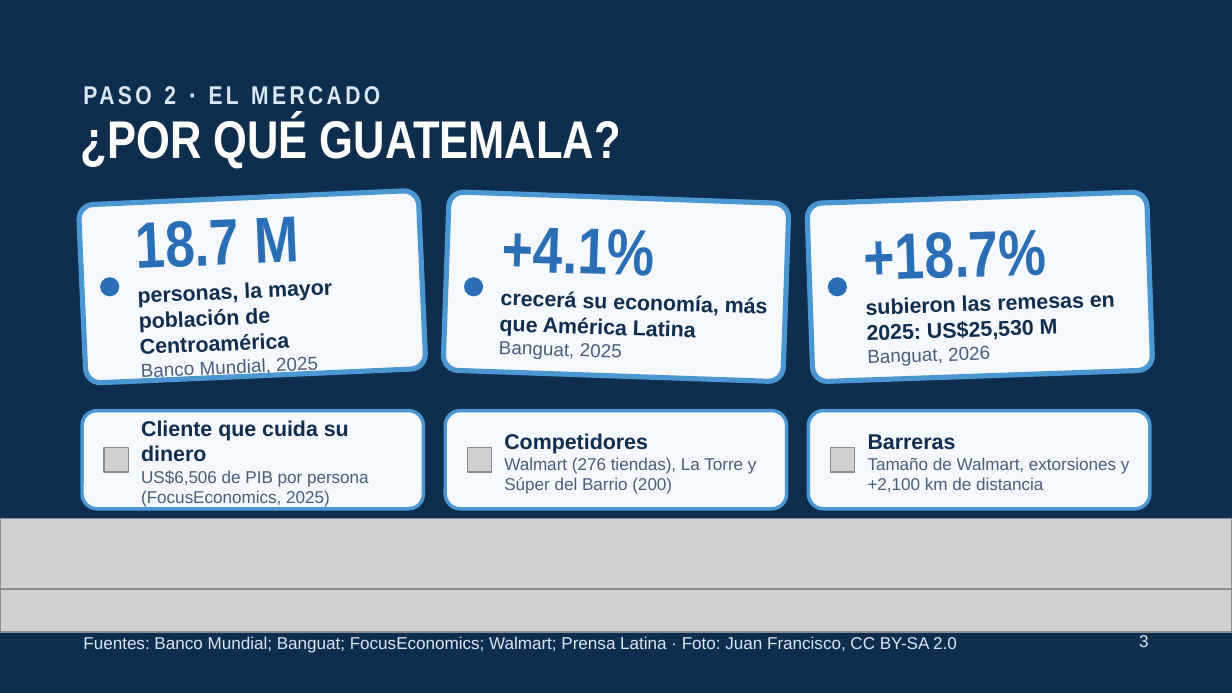
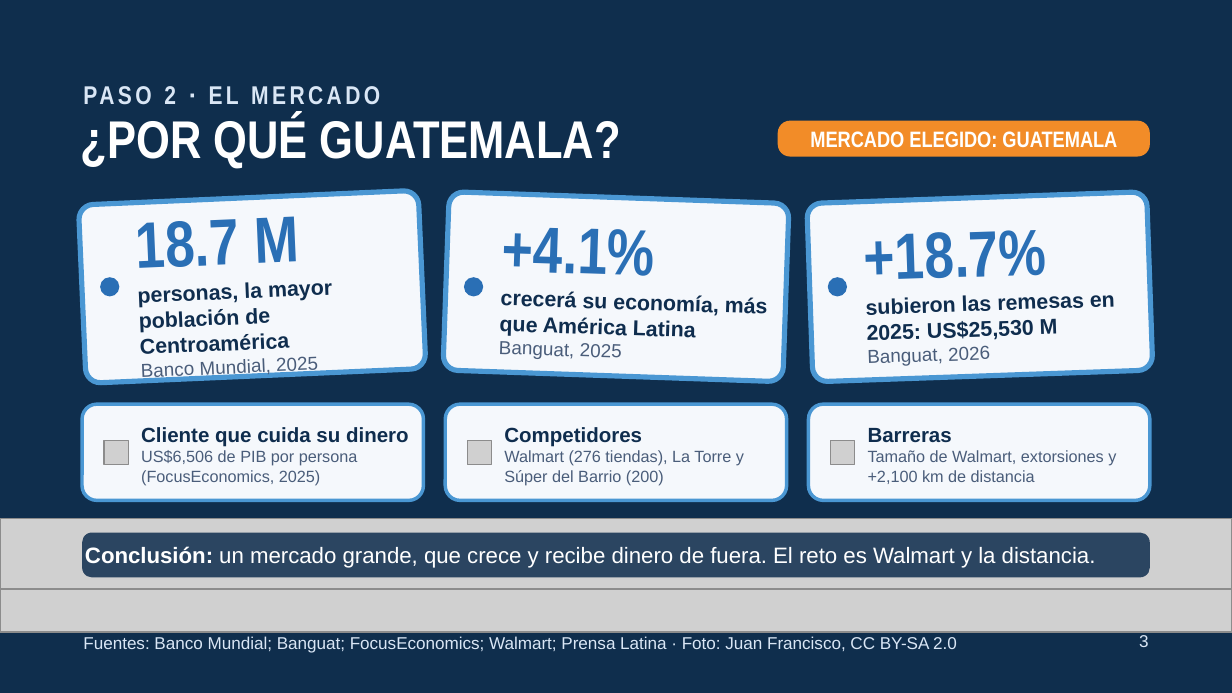
Before and after one commit to samueldejuan/samuel, a slide deck: slide 3 of presentacion/Pitch_Merco_Guatemala.pptx. Drawn at 1232x693 pixels with LibreOffice and Linux fonts; fonts in the diff are those of the drawing; grey boxes stand for pictures. Boxes give left, top, right and bottom in pixels: in the first picture for what was removed or moved away, otherwise in the second. Text is boxed around its words. In the diff, an @@ line names an element or a change of style, - is before the commit and + after.

```diff
--- a/presentacion/Pitch_Merco_Guatemala.pptx
+++ b/presentacion/Pitch_Merco_Guatemala.pptx
@@ rounded rectangle added at box(777, 121, 1149, 156), fill #F28C28, 13 pt, text #FFFFFF, bold @@
+MERCADO ELEGIDO: GUATEMALA
@@ text "Cliente que cuida su dinero" at box(141, 427, 409, 486): size 12.5 to 12 pt in "Cliente que cuida su dinero"; size 10 to 9.5 pt in "US$6,506 de PIB por persona (FocusEconomics, 2025)" @@
@@ text "Competidores" at box(504, 427, 744, 486): size 12.5 to 12 pt in "Competidores"; size 10 to 9.5 pt in "Walmart (276 tiendas), La Torre y Súper ..." @@
@@ 3 pictures, 3 rounded rectangles, 1 text: place and size @@
-3 pictures, 3 rounded rectangles, 1 text at box(83, 410, 1149, 509)
+3 pictures, 3 rounded rectangles, 1 text at box(83, 404, 1149, 500)
@@ proportions changed in 3 elements at box(83, 404, 424, 500), box(445, 404, 786, 500), box(808, 404, 1149, 500) @@
@@ text "Barreras" at box(868, 428, 1116, 484): size 12.5 to 12 pt in "Barreras"; size 10 to 9.5 pt in "Tamaño de Walmart, extorsiones y +2,100 km ..." @@
@@ rounded rectangle added at box(83, 532, 1151, 577), fill #0F2D4E at 85% opacity, 13 pt, text #FFFFFF @@
+Conclusión: un mercado grande, que crece y recibe dinero de fuera. El reto es Walmart y la distancia.
```
Also in this commit, not shown: 7 other slides changed, 2 other files.
